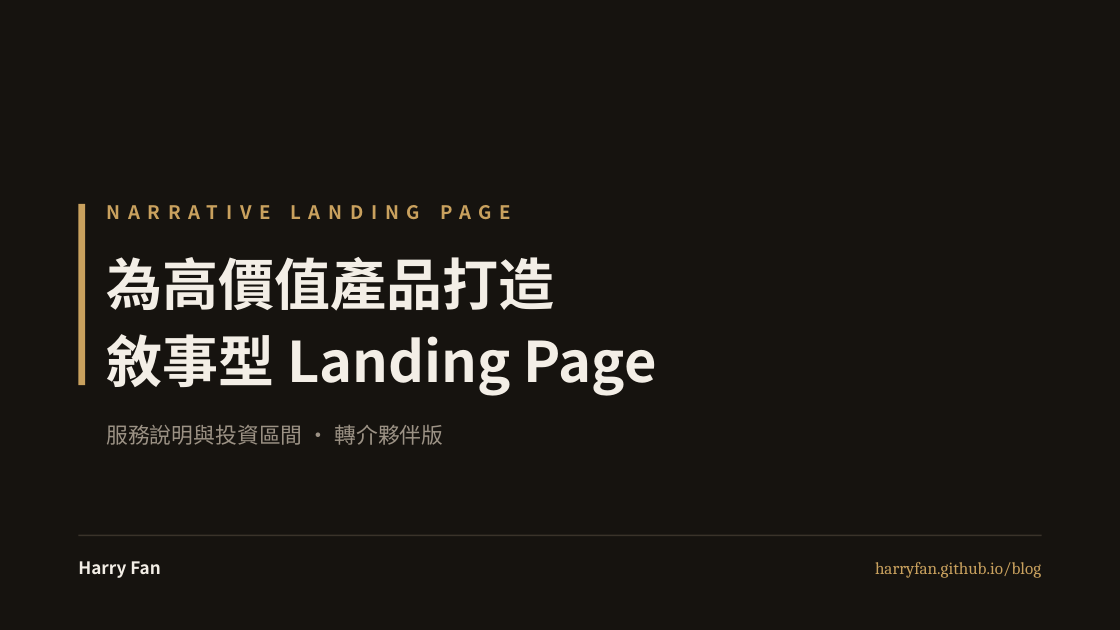
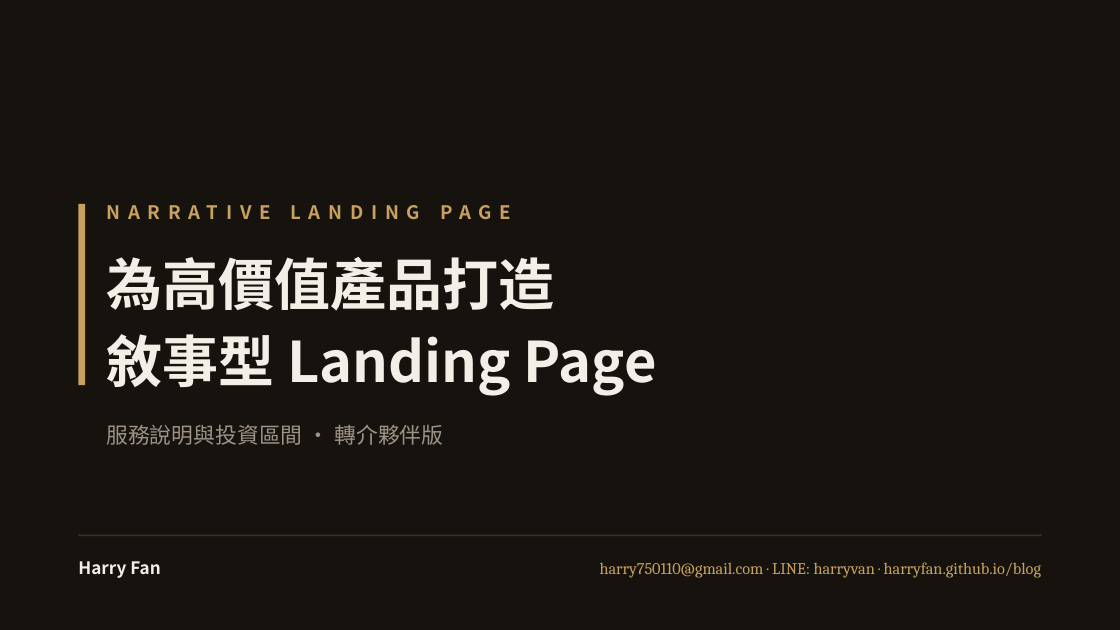
Before and after one commit to HarryFan/claude-mobile, a slide deck: slide 1 of brag-output/sales-kit/sales-kit-deck.pptx. Drawn at 1120x630 pixels with LibreOffice and Linux fonts; fonts in the diff are those of the drawing. Boxes give left, top, right and bottom in pixels: in the first picture for what was removed or moved away, otherwise in the second. Text is boxed around its words. In the diff, an @@ line names an element or a change of style, - is before the commit and + after.

```diff
--- a/brag-output/sales-kit/sales-kit-deck.pptx
+++ b/brag-output/sales-kit/sales-kit-deck.pptx
@@ text at [600, 562, 1041, 578]: text changed; size 11 to 10.5 pt @@
-harryfan.github.io/blog
+harry750110@gmail.com · LINE: harryvan · harryfan.github.io/blog
```
Also in this commit, not shown: 1 other slide changed, 5 other files.
